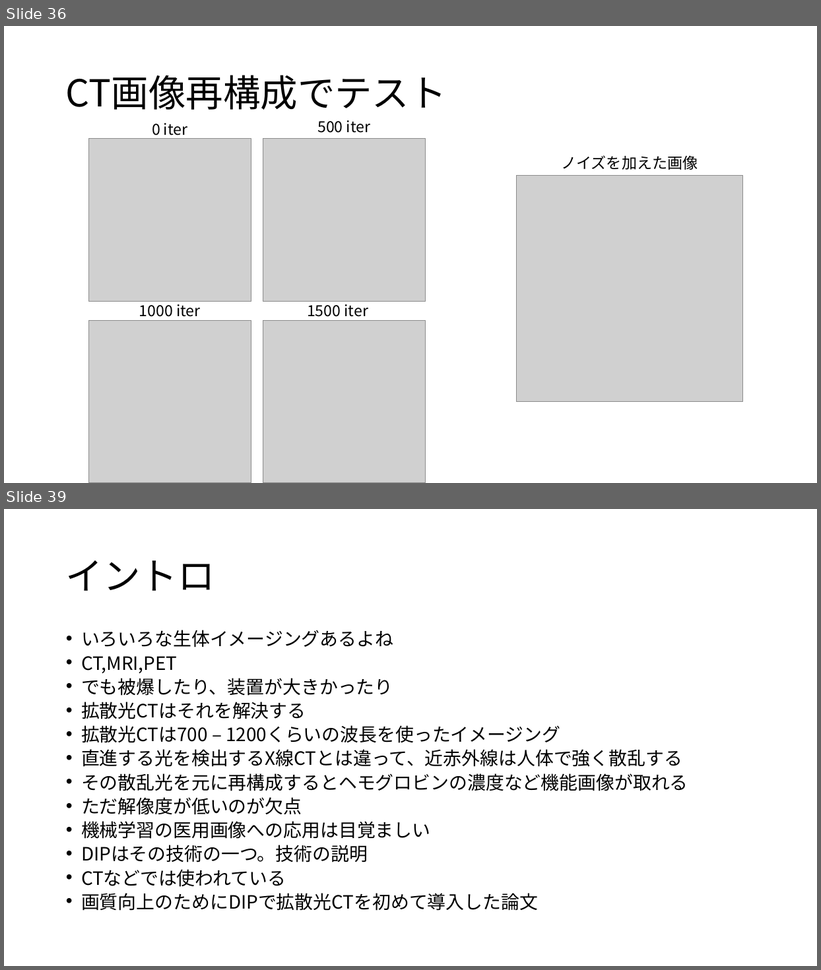
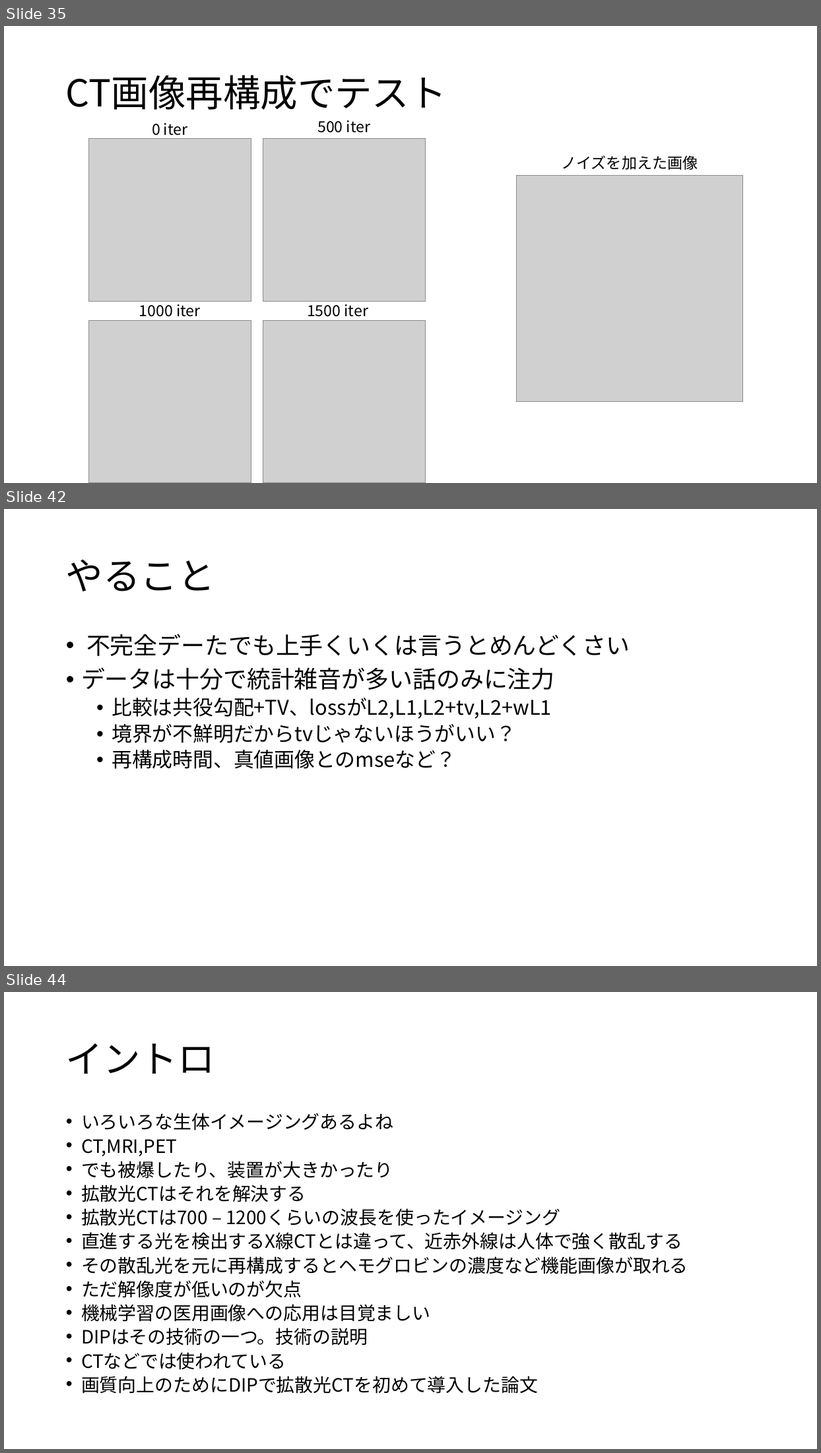
Before and after one commit to atuyoti/dot, a slide deck: slide/0519.pptx. Shown one above the other, each under a label of ours: slides 36 and 39 before the commit, slides 35, 42 and 44 after it; the slides between them are not shown. The pictures are 821x970 and 821x1453 pixels, drawn with LibreOffice and Linux fonts; fonts in the diff are those of the drawing; grey boxes stand for pictures. Boxes give left, top, right and bottom in pixels: in the first picture for what was removed or moved away, otherwise in the second. Text is boxed around its words. In the diff, an @@ line names an element or a change of style, - is before the commit and + after.

```diff
--- a/slide/0519.pptx
+++ b/slide/0519.pptx
@@ slide 42 added at [4,509,817,966], background #FFFFFF @@
@@ title added at [66,559,215,591], 44 pt, text #000000 @@
+やること
@@ text added at [81,634,630,769], 24 pt, text #000000 @@
+• 不完全デーたでも上手くいくは言うとめんどくさい
+• データは十分で統計雑音が多い話のみに注力
+  • 比較は共役勾配+TV、lossがL2,L1,L2+tv,L2+wL1
+  • 境界が不鮮明だからtvじゃないほうがいい？
+  • 再構成時間、真値画像とのmseなど？
@@ what was slide 36 is now slide 35 @@
@@ what was slide 39 is now slide 44 @@
```
Also in this commit, not shown: 2 slides changed, 6 other slides added, 2 slides removed, 35 other files.
